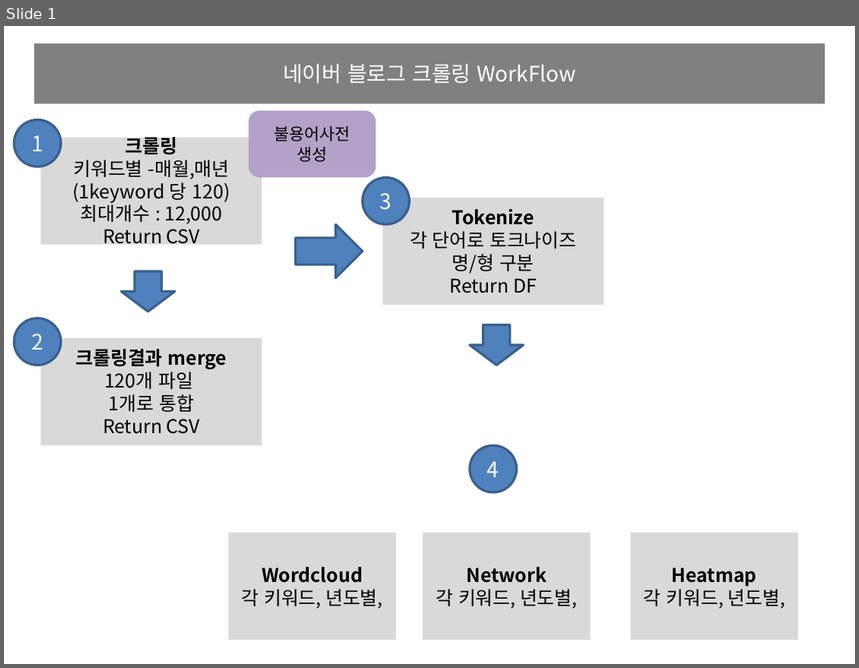
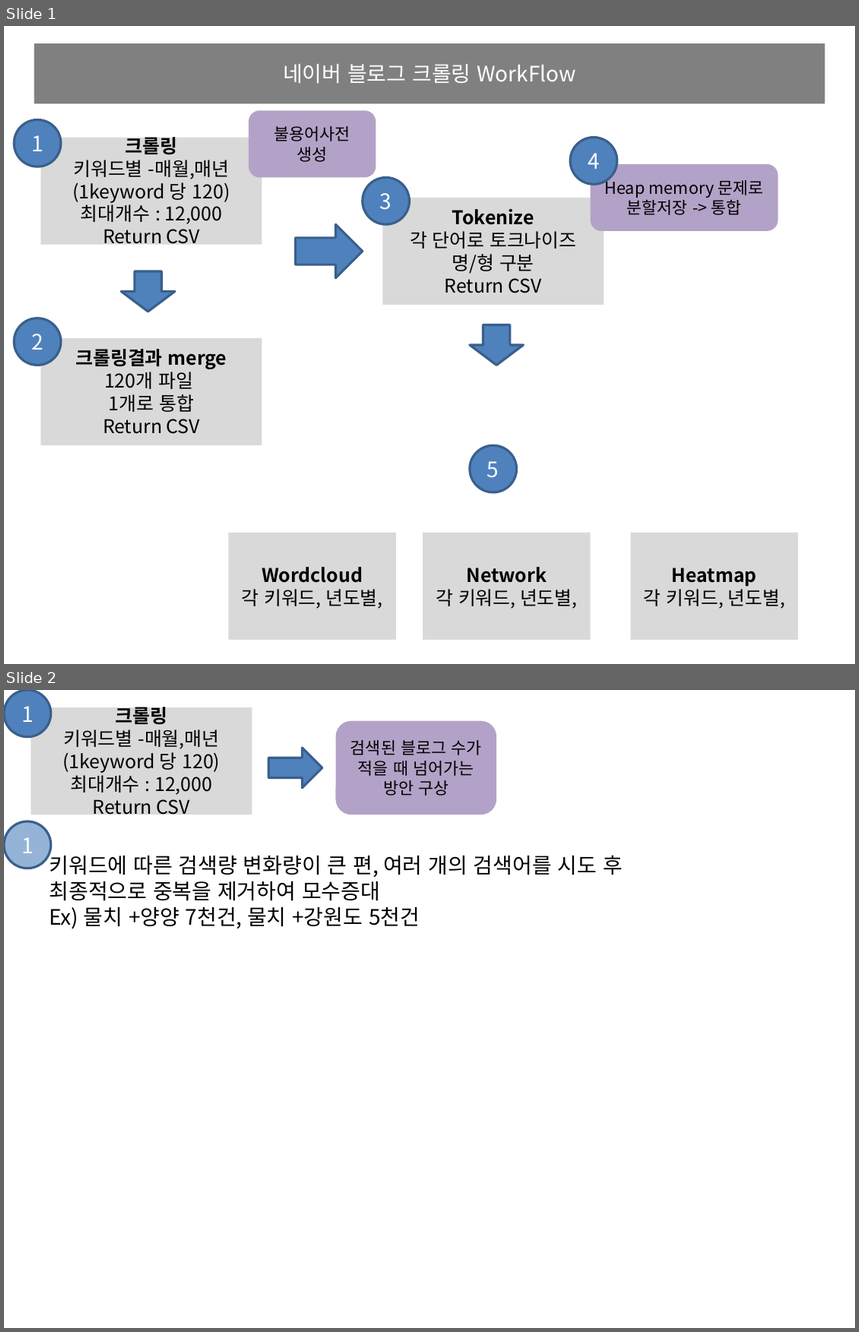
Before and after one commit to starlidust/blogcrawling, a slide deck: workflow/블로그크롤링_workflow.pptx. Shown one above the other, each under a label of ours: slide 1 before the commit, slides 1 and 2 after it. The pictures are 859x668 and 859x1332 pixels, drawn with LibreOffice and Linux fonts; fonts in the diff are those of the drawing. Boxes give left, top, right and bottom in pixels: in the first picture for what was removed or moved away, otherwise in the second. Text is boxed around its words. In the diff, an @@ line names an element or a change of style, - is before the commit and + after.

```diff
--- a/workflow/블로그크롤링_workflow.pptx
+++ b/workflow/블로그크롤링_workflow.pptx
@@ slide 2 added at (4, 690, 855, 1328), background #FFFFFF @@
@@ ellipse added at (4, 690, 51, 737), fill #4F81BD, outline #3A5F8C 2 pt, 18 pt, text #FFFFFF @@
+1
@@ rectangle added at (31, 708, 252, 815), fill #D9D9D9, 16 pt, text #000000 @@
+크롤링
+키워드별 -매월,매년
+(1keyword 당 120)
+최대개수 : 12,000
+Return CSV
@@ rounded rectangle added at (336, 720, 496, 815), fill #B3A2C7, 14 pt, text #000000 @@
+검색된 블로그 수가 적을 때 넘어가는 방안 구상
@@ right arrow added at (268, 748, 322, 788), fill #4F81BD, outline #3A5F8C 2 pt @@
@@ ellipse added at (4, 822, 51, 869), fill #95B3D7, outline #3A5F8C 2 pt, 18 pt, text #FFFFFF @@
+1
@@ text added at (49, 852, 623, 929), 18 pt, text #000000 @@
+키워드에 따른 검색량 변화량이 큰 편, 여러 개의 검색어를 시도 후
+최종적으로 중복을 제거하여 모수증대
+Ex) 물치 +양양 7천건, 물치 +강원도 5천건
@@ slide 1 changed as well @@
@@ ellipse added at (570, 138, 617, 184), fill #4F81BD, outline #3A5F8C 2 pt, 18 pt, text #FFFFFF @@
+4
@@ rounded rectangle added at (591, 164, 778, 231), fill #B3A2C7, 14 pt, text #000000 @@
+Heap memory 문제로 분할저장 -> 통합
@@ text in rectangle at (445, 273, 542, 294): text changed @@
-Return DF
+Return CSV
@@ text in ellipse at (487, 461, 500, 478): text changed @@
-4
+5
```
Also in this commit, not shown: 1 other slide changed, 30 other files.
